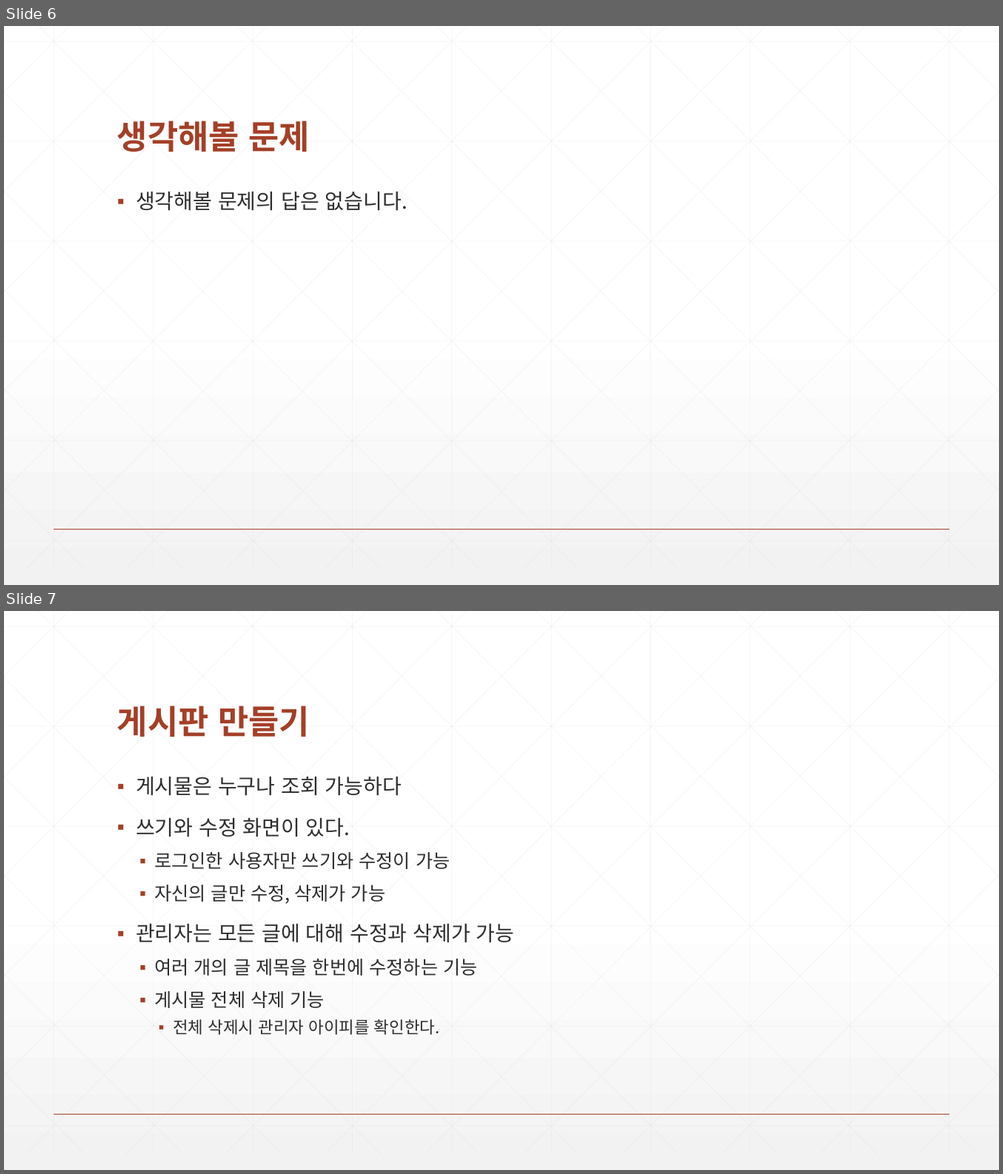
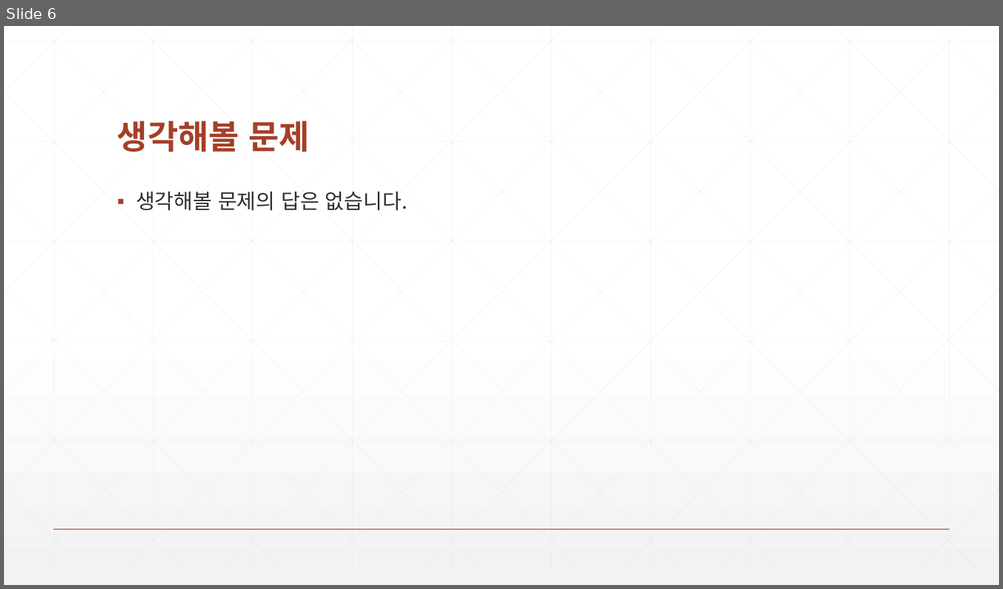
Before and after one commit to zeroshift01/code5, a slide deck: inflearn01/doc/교재_개정내용.pptx. Shown one above the other, each under a label of ours: slides 6 and 7 before the commit, slide 6 after it. The pictures are 1003x1174 and 1003x589 pixels, drawn with LibreOffice and Linux fonts; fonts in the diff are those of the drawing. Boxes give left, top, right and bottom in pixels: in the first picture for what was removed or moved away, otherwise in the second. Text is boxed around its words. In the diff, an @@ line names an element or a change of style, - is before the commit and + after.

```diff
--- a/inflearn01/doc/교재_개정내용.pptx
+++ b/inflearn01/doc/교재_개정내용.pptx
@@ slide 7 removed at (4,611,999,1170), background gradient #FFFFFF to #F2F2F2; not listed: 47 template elements that a slide beside it also shows @@
@@ title removed at (117,706,310,737) @@
-게시판 만들기
@@ text removed at (136,777,515,1035) @@
-▪ 게시물은 누구나 조회 가능하다
-▪ 쓰기와 수정 화면이 있다.
-  ▪ 로그인한 사용자만 쓰기와 수정이 가능
-  ▪ 자신의 글만 수정, 삭제가 가능
-▪ 관리자는 모든 글에 대해 수정과 삭제가 가능
-  ▪ 여러 개의 글 제목을 한번에 수정하는 기능
-  ▪ 게시물 전체 삭제 기능
-    ▪ 전체 삭제시 관리자 아이피를 확인한다.
```
Also in this commit, not shown: 12 other slides removed, 22 other files.
